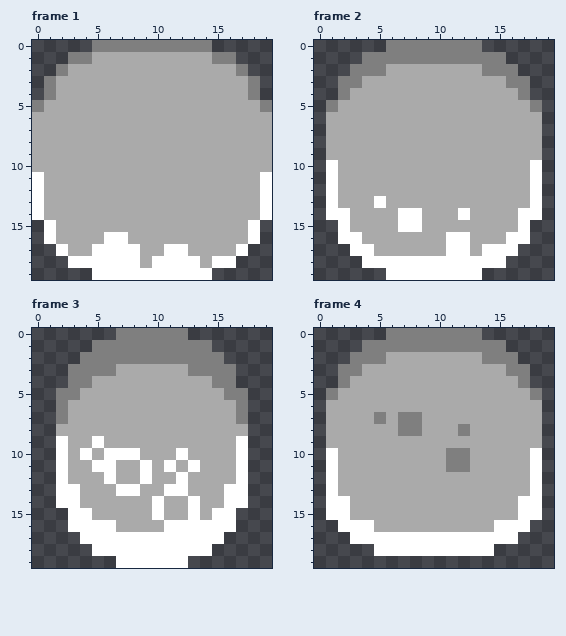
File history of a pixel-art file, art/water_mole.ase. That is the earlier state.
20x20 pixels, 6 frames. Shown: frame 1, frame 2, frame 3, frame 4. The commit also changed other frames, which this record leaves out.
And afterwards:
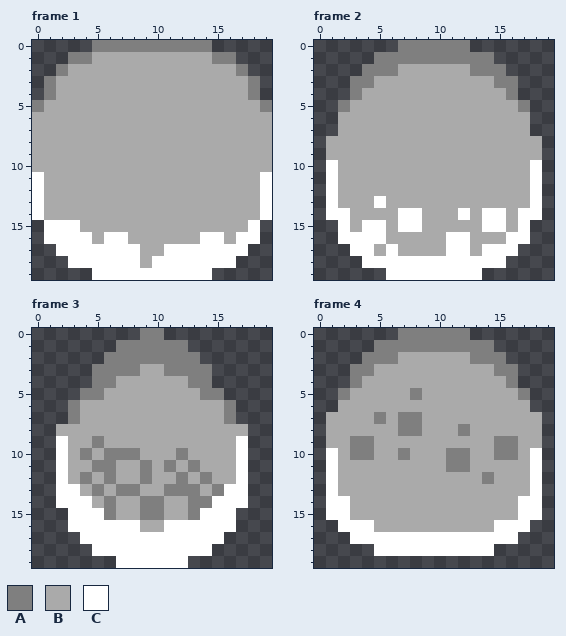
Palette (. is transparent): A #7f7f7f  B #aaaaaa  C #ffffff
Difference:
Frame 1, layer "Layer 4":
y 15: x 2..3 BB -> CC
y 16: x 2..4 BBB -> CCC; x 14..15 BB -> CC; x 17 B -> C
y 17: x 3..4 BB -> CC; x 13..16 BBBB -> CCCC
y 18: x 14 B -> C
Frame 2, layer "Layer 4":
y 0: x 6 A -> .; x 13 A -> .
y 1: x 4 A -> .; x 15 A -> .
y 2: x 3 A -> .; x 6 B -> A; x 13 B -> A; x 16 A -> .
y 3: x 2 A -> .; x 4 B -> A; x 15 B -> A; x 17 A -> .
y 4: x 2..3 AB -> .A; x 16..17 BA -> A.
y 5: x 1..2 AB -> .A; x 17..18 BA -> A.
y 6..7: x 1 B -> .; x 18 B -> .
y 14: x 14..15 BB -> CC
y 15: x 4..5 BB -> CC; x 14..15 BB -> CC
y 16: x 4..5 BB -> CC
y 17: x 6 B -> C
Frame 3, layer "Layer 4":
y 0: x 7..8 AA -> ..; x 11..12 AA -> ..
y 1: x 5..6 AA -> ..; x 13..14 AA -> ..
y 2: x 4..5 AA -> ..; x 14..15 AA -> ..
y 3: x 3..4 AA -> ..; x 7..8 BB -> AA; x 11..12 BB -> AA; x 15..16 AA -> ..
y 4: x 3..6 AABB -> ..AA; x 13..16 BBAA -> AA..
y 5: x 2..5 AABB -> ..AA; x 14..17 BBAA -> AA..
y 6..7: x 2..3 AB -> .A; x 16..17 BA -> A.
y 9: x 5 C -> A
y 10: x 4 C -> A; x 6..8 CCC -> AAA; x 12 C -> A
y 11: x 5..6 CC -> AA; x 9 C -> A; x 11 C -> A; x 13 C -> A
y 12: x 4 B -> A; x 6 C -> A; x 9 C -> A; x 12 C -> A; x 14 B -> A
y 13: x 5 B -> A; x 7..8 CC -> AA; x 11..13 CCB -> AAA; x 15 B -> A
y 14: x 4 B -> C; x 6 B -> A; x 9..10 BC -> AA; x 13..15 CBB -> AAC
y 15: x 5..6 BB -> CA; x 9..10 BC -> AA; x 13..14 CB -> AC
y 16: x 7..8 BB -> CC
Frame 4, layer "Layer 4":
y 0: x 6 A -> .; x 13 A -> .
y 1: x 4 A -> .; x 15 A -> .
y 2: x 3 A -> .; x 6 B -> A; x 13 B -> A; x 16 A -> .
y 3: x 2 A -> .; x 4 B -> A; x 15 B -> A; x 17 A -> .
y 4: x 2..3 AB -> .A; x 16..17 BA -> A.
y 5: x 1..2 AB -> .A; x 8 B -> A; x 17..18 BA -> A.
y 6: x 1 B -> .; x 18 B -> .
y 9: x 3..4 BB -> AA; x 15..16 BB -> AA
y 10: x 3..4 BB -> AA; x 7 B -> A; x 15..16 BB -> AA
y 12: x 14 B -> A
